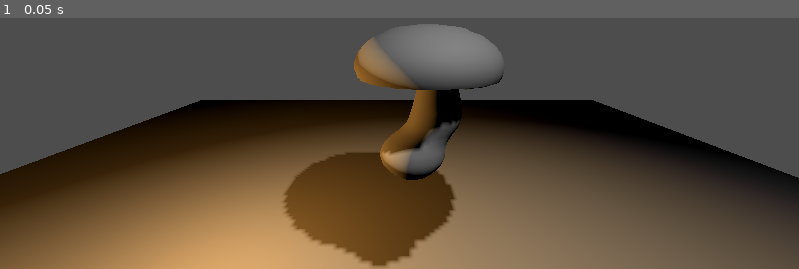
Above: before the commit, frame 1.
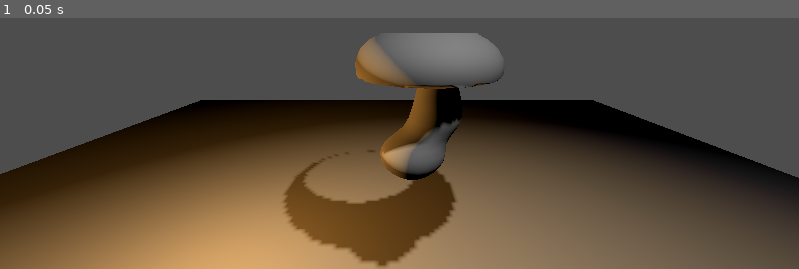
Above: after the commit, the same moment.

Repository: avvvis/shroom-game
Game: Godot game, scene res://Levels/Mock/grzyb.tscn
Same seed, same stepped clock (60 frames per second), same inputs: the game is played once before the commit and once after it.
Inputs:
- Up to frame 1 (0.05 s): no input

The runs differ from the first frame. In frame 1, 2.6% of the frame differs, in the area x 36-63%, y 2-100%.

Commit message:
Update specific_shroom.gd
updated boundaries

Diff:
--- a/SDF/inheriting sdfs/specific_shroom.gd
+++ b/SDF/inheriting sdfs/specific_shroom.gd
@@ -83,7 +83,9 @@
 	return sdGzib(input_point, cap_pos, cap_height, cap_ratios, cap_properties, leg_pos, leg_mid, leg_elip, leg_r, leg_cap_offset)
 
 func get_negative_bound() -> Vector3:
-	return Vector3(-1.0,-1.0,-1.0)
+	var a  = max(cap_pos.x, cap_pos.x + cap_height * max(cap_ratios.x, cap_ratios.y), leg_pos.x * max(leg_r.x, leg_r.w, leg_pos.x + max(leg_elip.x, leg_elip.y)) )
+	return Vector3(-a, leg_pos.y - max(leg_r.x, leg_r.y, leg_r.z), -a)
 
 func get_positive_bound() -> Vector3:
-	return Vector3(1.0,1.0,1.0)
+	var a  = max(cap_pos.x, cap_pos.x + cap_height * max(cap_ratios.x, cap_ratios.y), leg_pos.x * max(leg_r.x, leg_r.w, leg_pos.x + max(leg_elip.x, leg_elip.y)) )
+	return Vector3(a, cap_pos.y + cap_height + leg_cap_offset.y , a)
